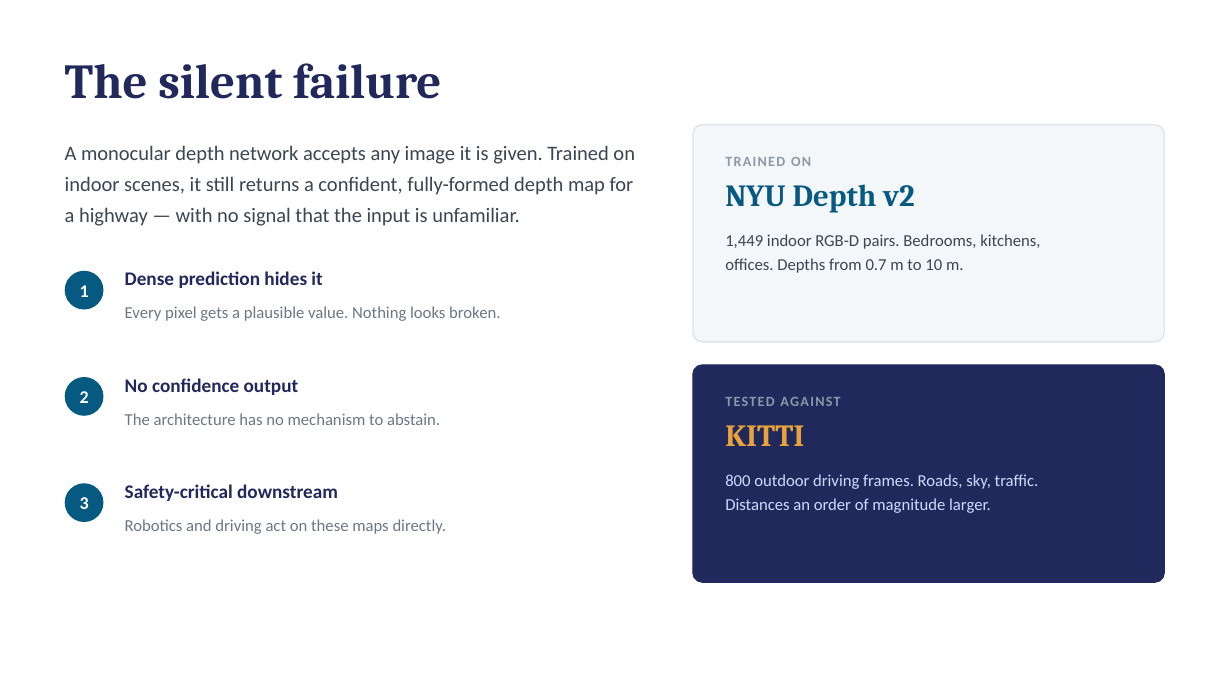
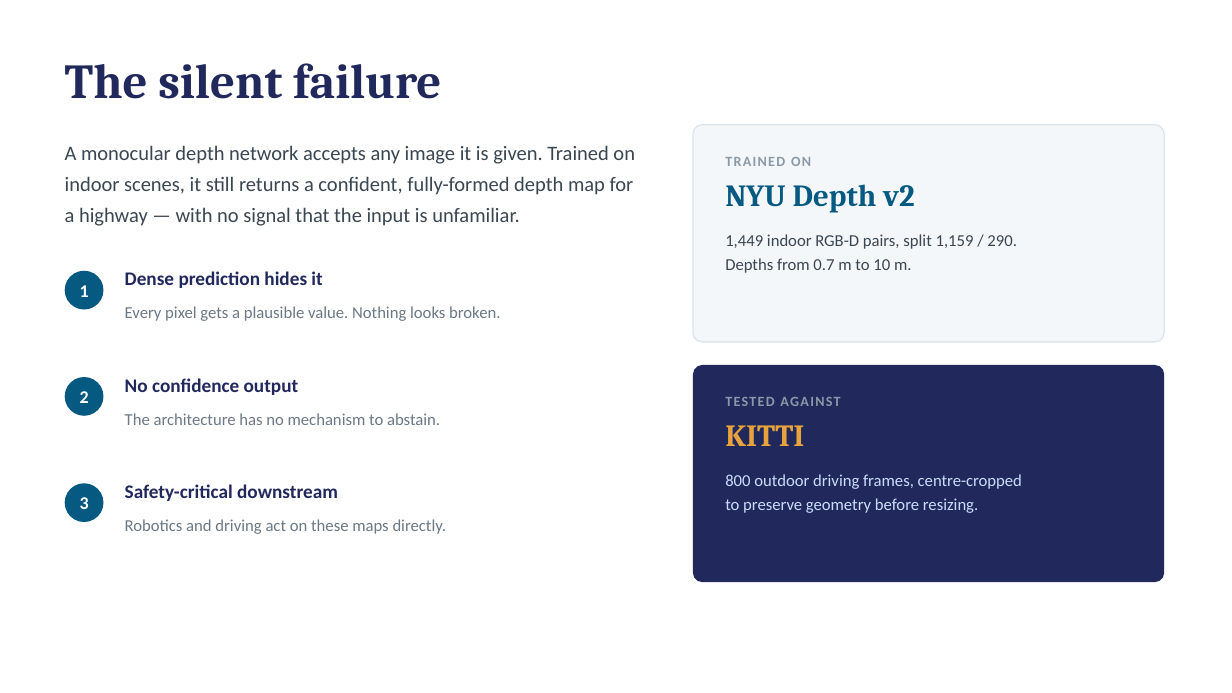
Before and after one commit to RMezini23/CVOODConvResponseforMDE, a slide deck: slide 2 of presentation/ood_cores_mde_presentation.pptx. Drawn at 1232x693 pixels with LibreOffice and Linux fonts; fonts in the diff are those of the drawing. Boxes give left, top, right and bottom in pixels: in the first picture for what was removed or moved away, otherwise in the second. Text is boxed around its words. In the diff, an @@ line names an element or a change of style, - is before the commit and + after.

```diff
--- a/presentation/ood_cores_mde_presentation.pptx
+++ b/presentation/ood_cores_mde_presentation.pptx
@@ text at box(725, 234, 1017, 273): text changed @@
-1,449 indoor RGB-D pairs. Bedrooms, kitchens,
-offices. Depths from 0.7 m to 10 m.
+1,449 indoor RGB-D pairs, split 1,159 / 290.
+Depths from 0.7 m to 10 m.
@@ rounded rectangle at box(693, 365, 1165, 582): outline #21295C 1 pt to none @@
@@ text at box(725, 474, 1022, 513): text changed @@
-800 outdoor driving frames. Roads, sky, traffic.
-Distances an order of magnitude larger.
+800 outdoor driving frames, centre-cropped
+to preserve geometry before resizing.
```
Also in this commit, not shown: 6 other slides changed, 1 slide added, 2 other files.
